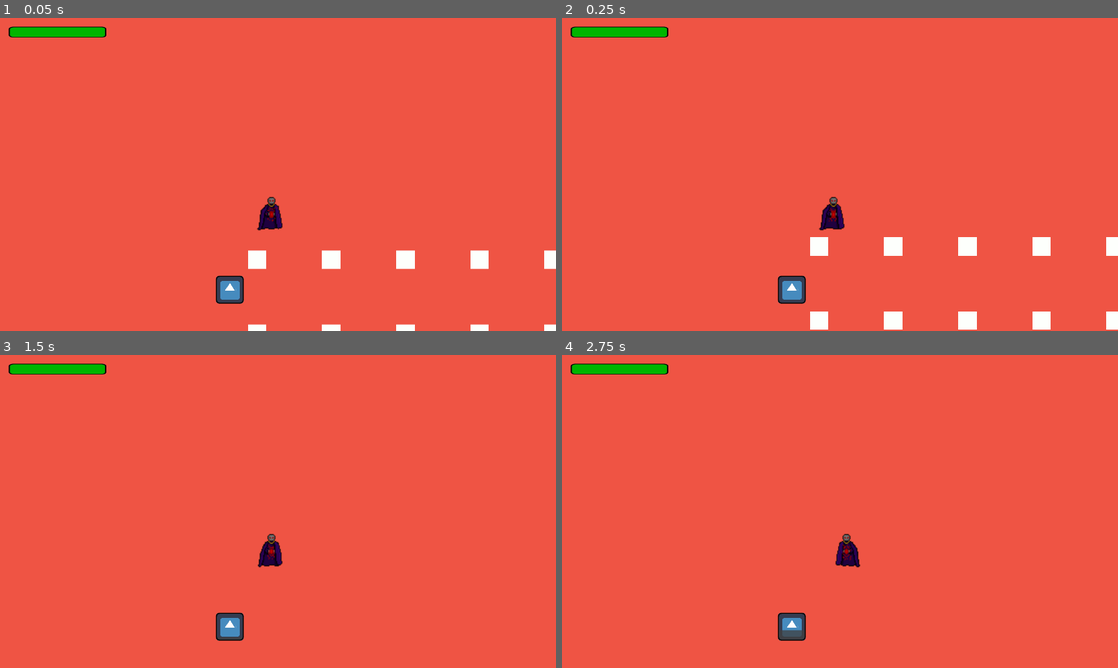
Above: before the commit, frames 1-4 (two rows, left to right).
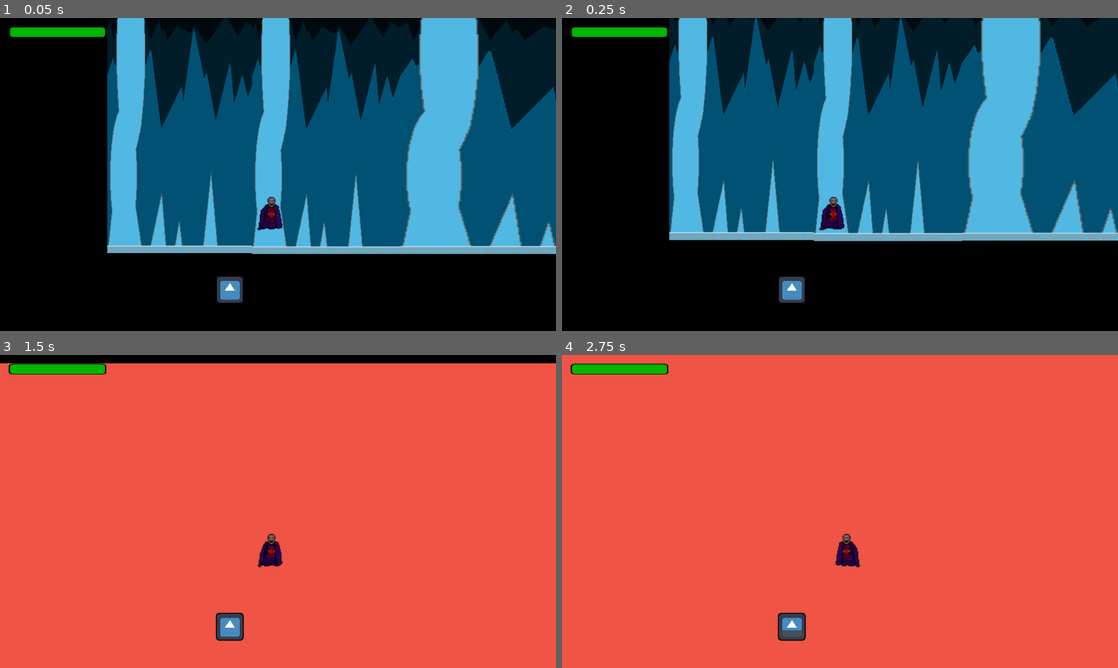
Above: after the commit, the same moments.

Repository: jsievert73/Final-Project-MSCH-220
Game: Godot game, scene res://Scenes/icey scene.tscn
Two runs of this game, one before a commit and one after it. Both use one fixed random seed, a clock stepped at 60 frames per second and the inputs below. This scene is started directly instead of the project's main scene. The engine's default icon, where the game draws it, is replaced by a stand-in: a white triangle on a blue panel in a dark square.
Inputs (mouse positions are in pixels of both pictures, inside the frame that each line leads up to):
- Up to frame 1 (0.05 s): no input
- Up to frame 2 (0.25 s): no input
- Up to frame 3 (1.5 s): tap Enter at 0.5 s; move the mouse to (400, 495) at 0.52 s; hold Right (ui_right) from 0.53 s (still down); click (400, 495) at 0.6 s; tap Up (ui_up) at 0.77 s; move the mouse to (166, 527) at 1.27 s; tap Space (heal) at 1.35 s
- Up to frame 4 (2.75 s): tap Up (ui_up) at 1.52 s; move the mouse to (895, 442) at 2.02 s; release Right (ui_right) at 2.03 s; hold Left (ui_left) from 2.03 s (still down); click (895, 442) at 2.1 s

The runs differ from the first frame. In frame 1, 99% of the frame differs, in the area x 0-100%, y 0-100%; in frame 2, 99%; in frame 3, 2.7%; in frame 4, nothing differs.

Commit message:
icey update?

Diff:
--- a/Godot/Scenes/icey scene.tscn
+++ b/Godot/Scenes/icey scene.tscn
@@ -1,11 +1,19 @@
-[gd_scene load_steps=5 format=2]
+[gd_scene load_steps=8 format=2]
 
 [ext_resource path="res://Scenes/TileMap.tscn" type="PackedScene" id=1]
-[ext_resource path="res://Scene/Player.tscn" type="PackedScene" id=2]
+[ext_resource path="res://Assets/Ice Background.png" type="Texture" id=2]
 [ext_resource path="res://Scenes/Goal.tscn" type="PackedScene" id=3]
+[ext_resource path="res://Scene/Player.tscn" type="PackedScene" id=4]
 
 [sub_resource type="RectangleShape2D" id=1]
 extents = Vector2( 25.5005, 32.2808 )
+
+[sub_resource type="Gradient" id=2]
+offsets = PoolRealArray( 0.97006, 0.994012, 1 )
+colors = PoolColorArray( 0, 0, 0, 1, 0.628743, 0.628743, 0.628743, 1, 1, 1, 1, 1 )
+
+[sub_resource type="GradientTexture" id=3]
+gradient = SubResource( 2 )
 
 [node name="StaticBody2D" type="StaticBody2D"]
 
@@ -59,9 +67,39 @@
 position = Vector2( 28.7769, 794.953 )
 shape = SubResource( 1 )
 
-[node name="Player" parent="." instance=ExtResource( 2 )]
-position = Vector2( 52.0289, 707.038 )
+[node name="Sprite6" type="Sprite" parent="."]
+position = Vector2( 1580.83, 472.115 )
+scale = Vector2( 2.05985, 2048.13 )
+texture = SubResource( 3 )
+
+[node name="Sprite" type="Sprite" parent="."]
+position = Vector2( -115.067, 391.245 )
+scale = Vector2( 1, 1.49171 )
+texture = ExtResource( 2 )
+
+[node name="Sprite2" type="Sprite" parent="."]
+position = Vector2( 135.152, 392.752 )
+scale = Vector2( 1, 1.49171 )
+texture = ExtResource( 2 )
+
+[node name="Sprite3" type="Sprite" parent="."]
+position = Vector2( 526.362, 392.199 )
+scale = Vector2( 2.05985, 1.49171 )
+texture = ExtResource( 2 )
+
+[node name="Sprite4" type="Sprite" parent="."]
+position = Vector2( 1055.64, 392.199 )
+scale = Vector2( 2.05985, 1.49171 )
+texture = ExtResource( 2 )
+
+[node name="Sprite5" type="Sprite" parent="."]
+position = Vector2( 1580.83, 390.612 )
+scale = Vector2( 2.05985, 1.49171 )
+texture = ExtResource( 2 )
 
 [node name="Goal" parent="." instance=ExtResource( 3 )]
 position = Vector2( 1429.58, 717.872 )
 next_scene = "res://Scenes/Level5.tscn"
+
+[node name="Player" parent="." instance=ExtResource( 4 )]
+position = Vector2( 52.0289, 707.038 )
